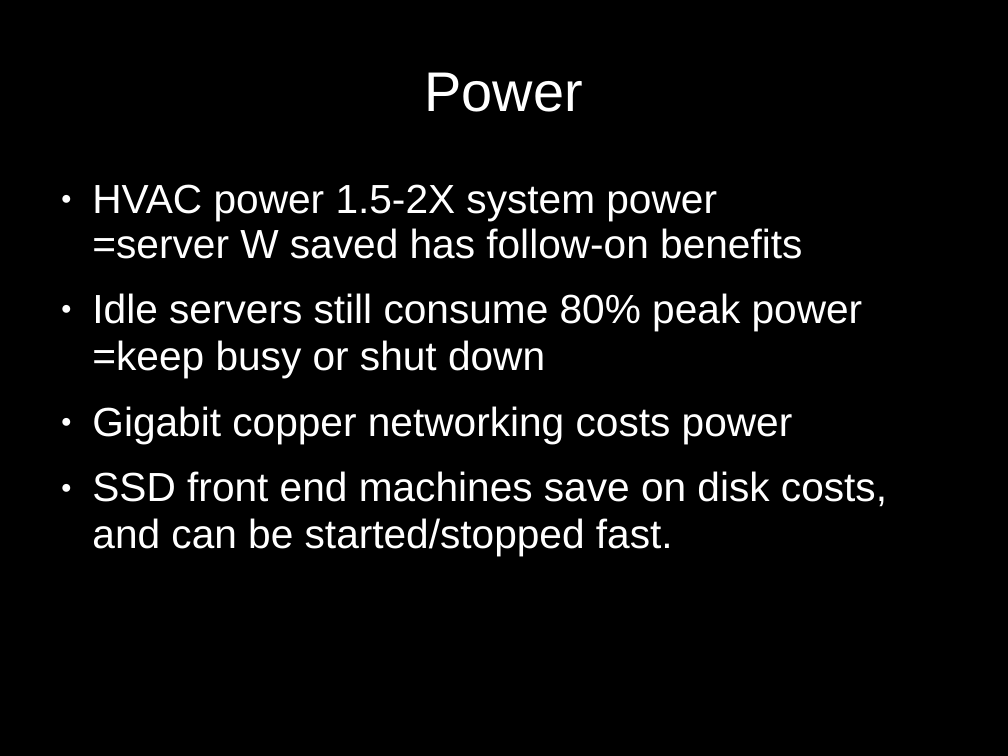
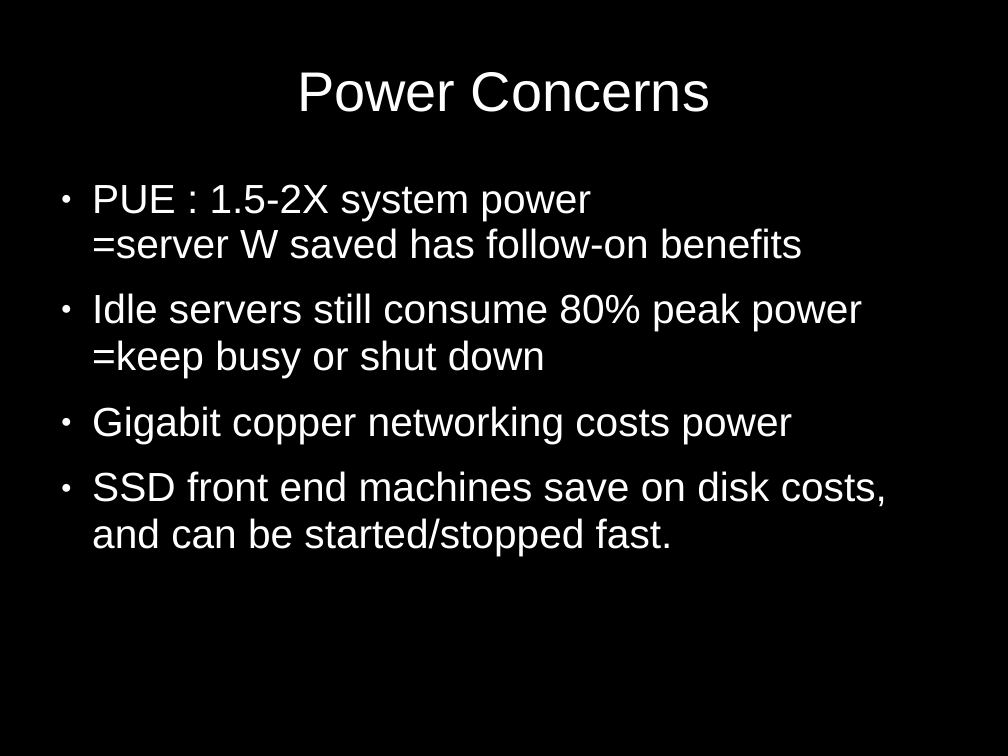
Before and after one commit to rhusar/smartfrog, a slide deck: slide 14 of core/components/hadoop/doc/my_other_computer_is_a_datacentre.ppt (slide 12 before the commit). Drawn at 1008x756 pixels with LibreOffice and Linux fonts; fonts in the diff are those of the drawing. Boxes give left, top, right and bottom in pixels: in the first picture for what was removed or moved away, otherwise in the second. Text is boxed around its words. In the diff, an @@ line names an element or a change of style, - is before the commit and + after.

```diff
--- a/core/components/hadoop/doc/my_other_computer_is_a_datacentre.ppt
+++ b/core/components/hadoop/doc/my_other_computer_is_a_datacentre.ppt
@@ text at bbox=[297, 72, 710, 112]: text changed @@
-Power
+Power Concerns
@@ text at bbox=[92, 184, 802, 259]: text changed @@
-● HVAC power 1.5-2X system power
-  =server W saved has follow-on benefits
+● PUE : 1.5-2X system power
+  =server W saved has follow-on benefits
```
Also in this commit, not shown: 16 other slides changed, 1 slide added.
